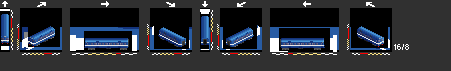
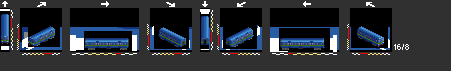
The second 451×71 image is a revision of the first. Changes to its layers:
painted on "SL_2" over <box>1,33,384,46</box>
painted on "X1" over <box>2,14,208,17</box>
